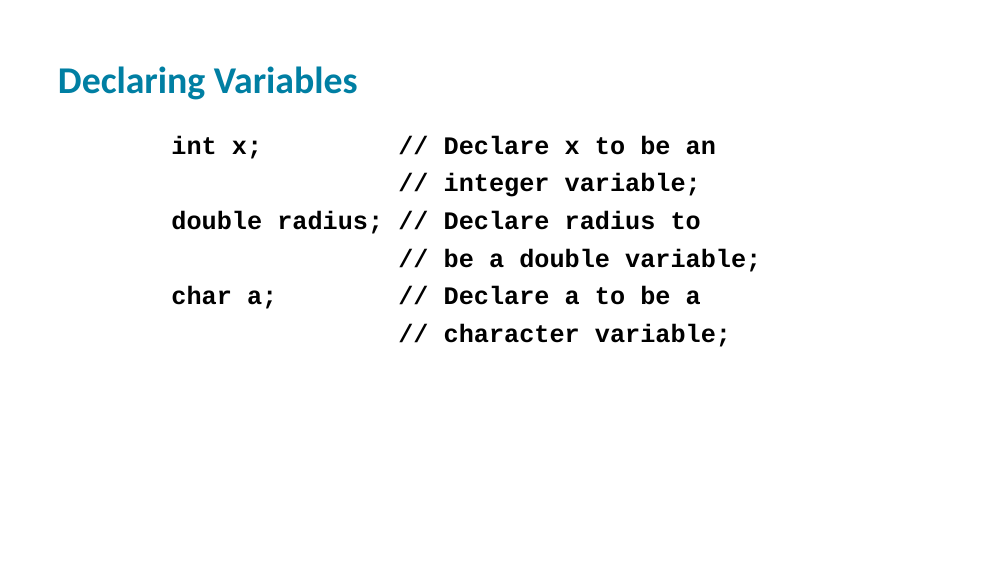
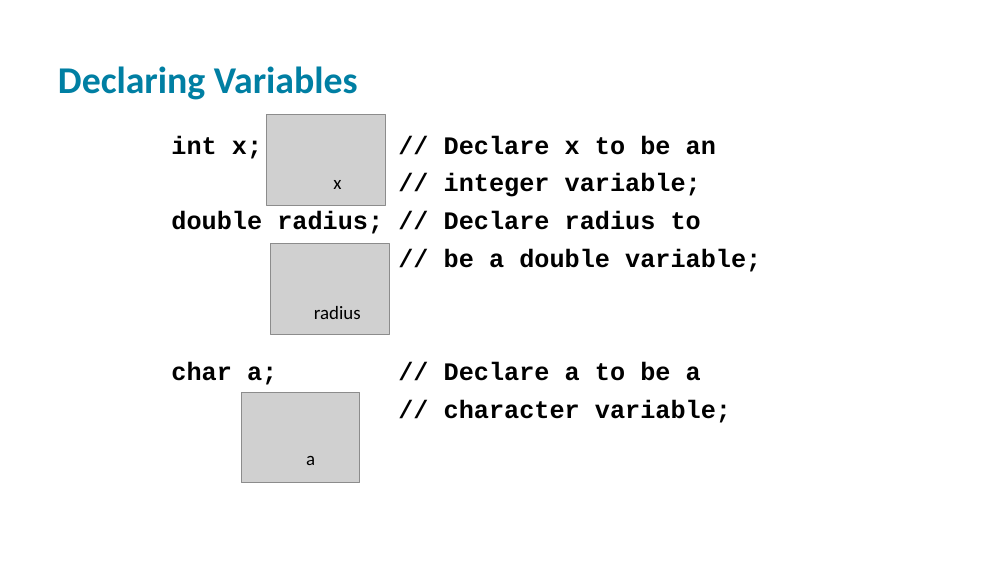
Before and after one commit to bzartoshty/bzartoshty.github.io, a slide deck: slide 11 of COMP110/Lectures/Chapter2/Chapter02.pptx (slide 10 before the commit). Drawn at 1008x567 pixels with LibreOffice and Linux fonts; fonts in the diff are those of the drawing; grey boxes stand for pictures. Boxes give left, top, right and bottom in pixels: in the first picture for what was removed or moved away, otherwise in the second. Text is boxed around its words. In the diff, an @@ line names an element or a change of style, - is before the commit and + after.

```diff
--- a/COMP110/Lectures/Chapter2/Chapter02.pptx
+++ b/COMP110/Lectures/Chapter2/Chapter02.pptx
@@ picture added at [267,114,386,205] @@
@@ text "int x; // Declare x ..." rewrapped from [171,135,761,347] to [171,135,761,423] @@
@@ text added at [333,180,341,189], 18 pt, text #000000 @@
+x
@@ picture added at [271,243,389,334] @@
@@ text added at [314,306,361,319], 18 pt, text #000000 @@
+radius
@@ picture added at [241,392,360,483] @@
@@ text added at [306,456,315,465], 18 pt, text #000000 @@
+a
```
Also in this commit, not shown: 1 other slide changed, 2 slides added, 1 other file.
